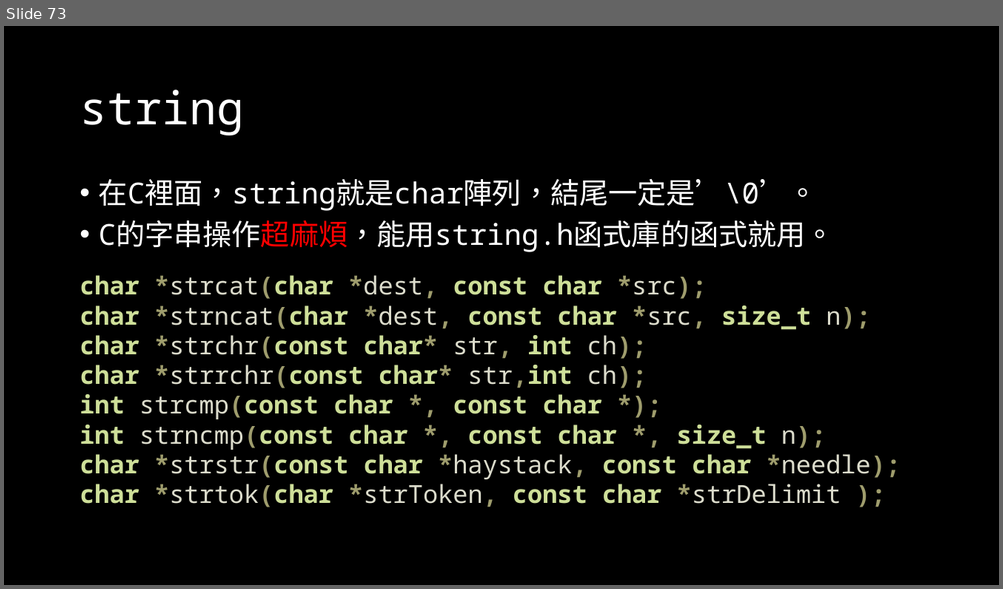
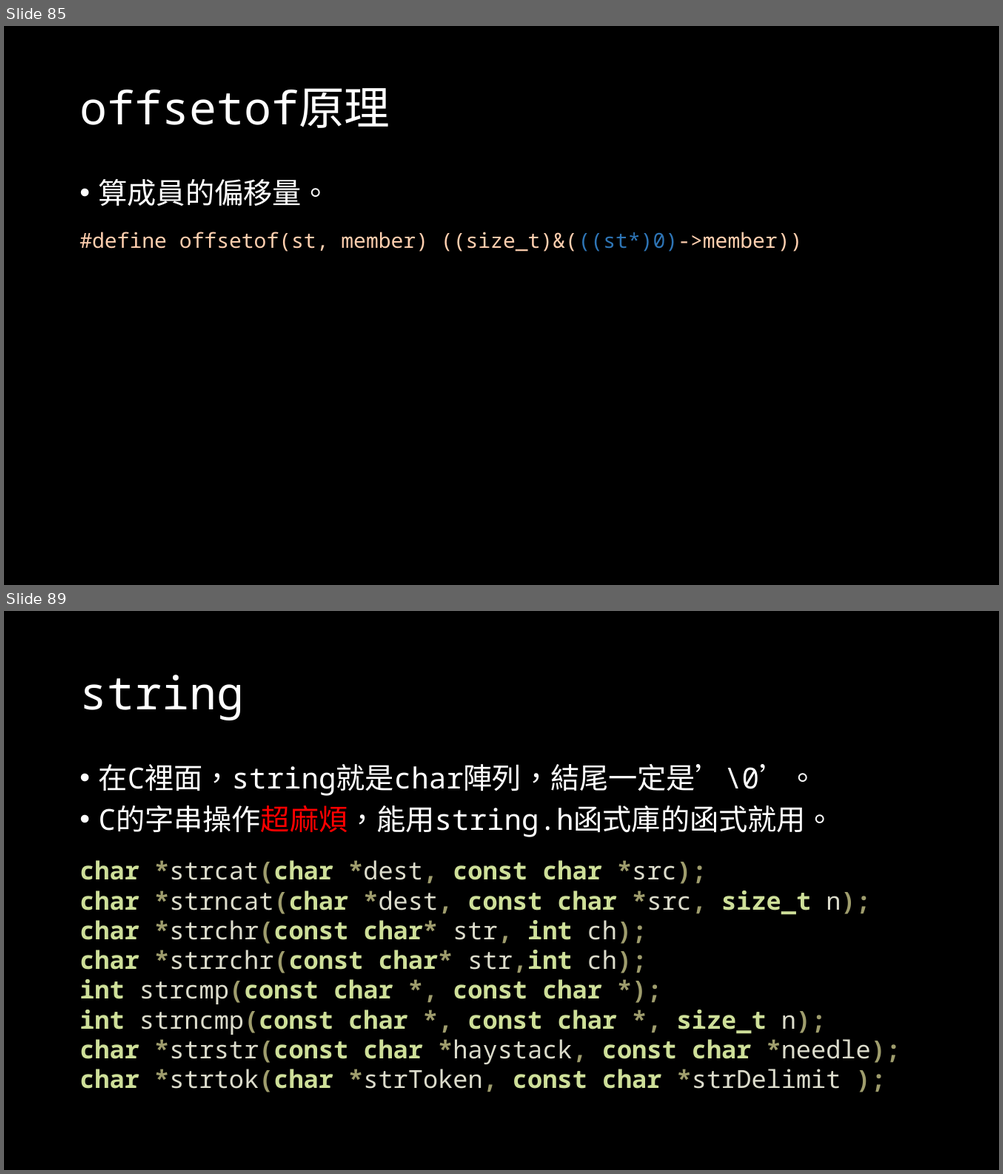
Before and after one commit to OEmiliatanO/those_c_prog_didnt_teach, a slide deck: Ch2/Ch2-pointer & array.pptx. Shown one above the other, each under a label of ours: slide 73 before the commit, slides 85 and 89 after it; the slides between them are not shown. The pictures are 1003x589 and 1003x1174 pixels, drawn with LibreOffice and Linux fonts; fonts in the diff are those of the drawing. Boxes give left, top, right and bottom in pixels: in the first picture for what was removed or moved away, otherwise in the second. Text is boxed around its words. In the diff, an @@ line names an element or a change of style, - is before the commit and + after.

```diff
--- a/Ch2/Ch2-pointer & array.pptx
+++ b/Ch2/Ch2-pointer & array.pptx
@@ slide 85 added at [4, 26, 999, 585], background #000000 @@
@@ title added at [79, 88, 390, 128], 44 pt, text #FFFFFF @@
+offsetof原理
@@ text added at [99, 179, 330, 206], 28 pt, text #FFFFFF @@
+• 算成員的偏移量。
@@ text added at [79, 232, 802, 252], 20 pt, text #FFCFAF @@
+#define offsetof(st, member) ((size_t)&(((st*)0)->member))
@@ what was slide 73 is now slide 89 @@
```
Also in this commit, not shown: 6 slides changed, 17 other slides added.
